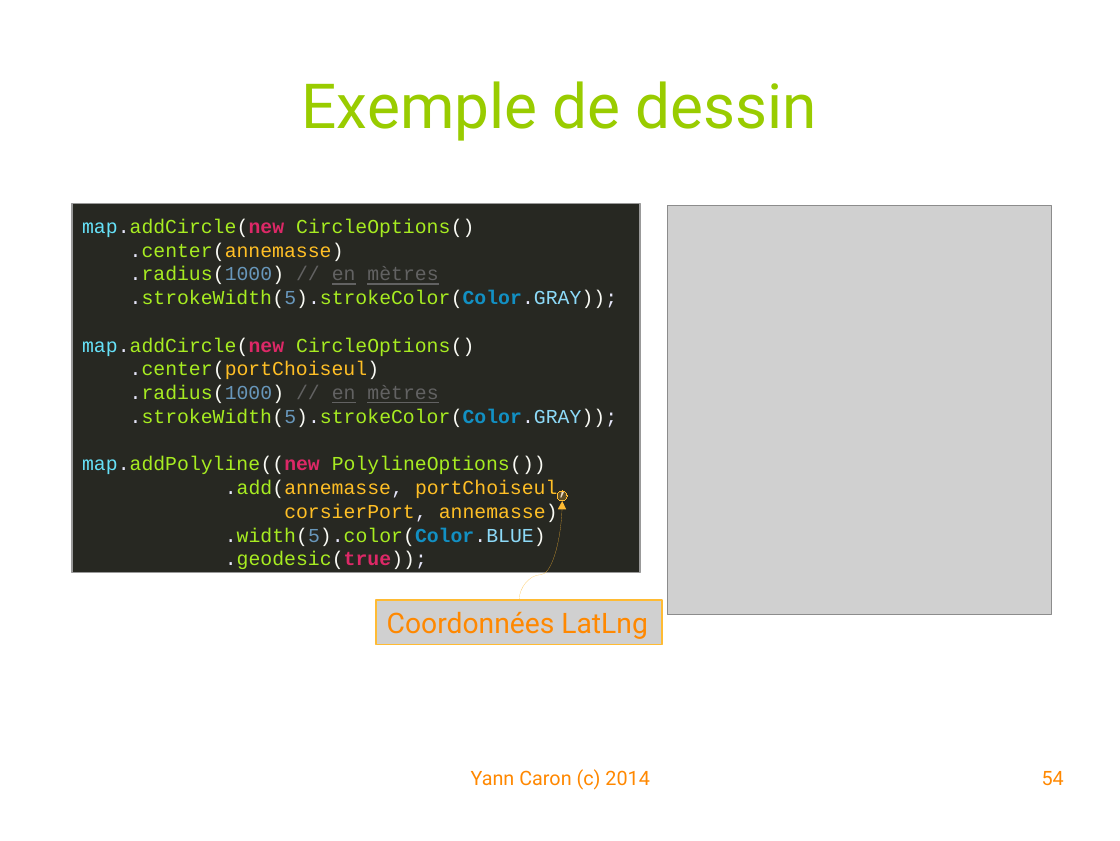
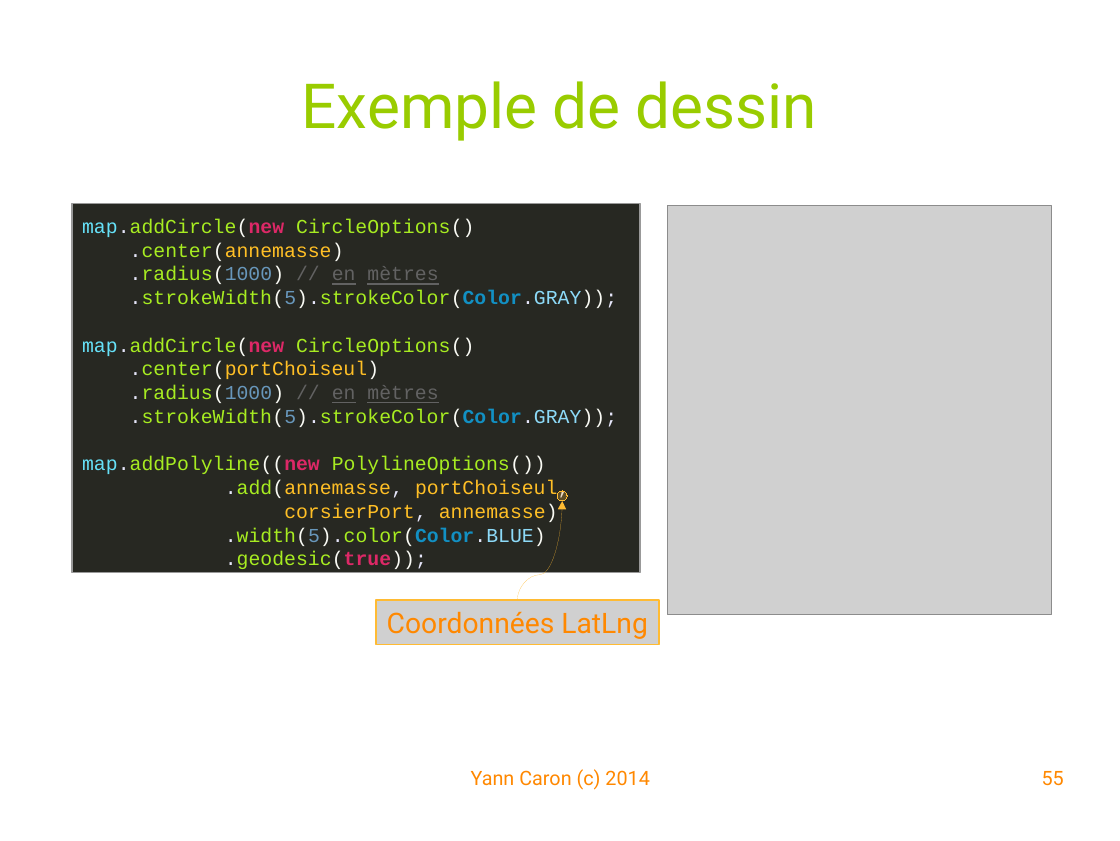
Before and after one commit to YannCaron/Android-ENSG, a slide deck: slide 55 of 05 - Google Map.odp (slide 54 before the commit). Drawn at 1120x841 pixels with LibreOffice and Linux fonts; fonts in the diff are those of the drawing; grey boxes stand for pictures; background and template pictures are left out. Boxes give left, top, right and bottom in pixels: in the first picture for what was removed or moved away, otherwise in the second. Text is boxed around its words. In the diff, an @@ line names an element or a change of style, - is before the commit and + after.

```diff
--- a/05 - Google Map.odp
+++ b/05 - Google Map.odp
@@ curved arrow (517, 600) - (562, 501): route changed @@
@@ picture "Coordonnées LatLng" resized from (x1=376, y1=600, x2=663, y2=644) to (x1=376, y1=600, x2=659, y2=644) @@
@@ page number at (x1=1042, y1=771, x2=1064, y2=786): text changed @@
-54
+55
```
Also in this commit, not shown: 12 other slides changed, 1 slide added, 13 other files.
